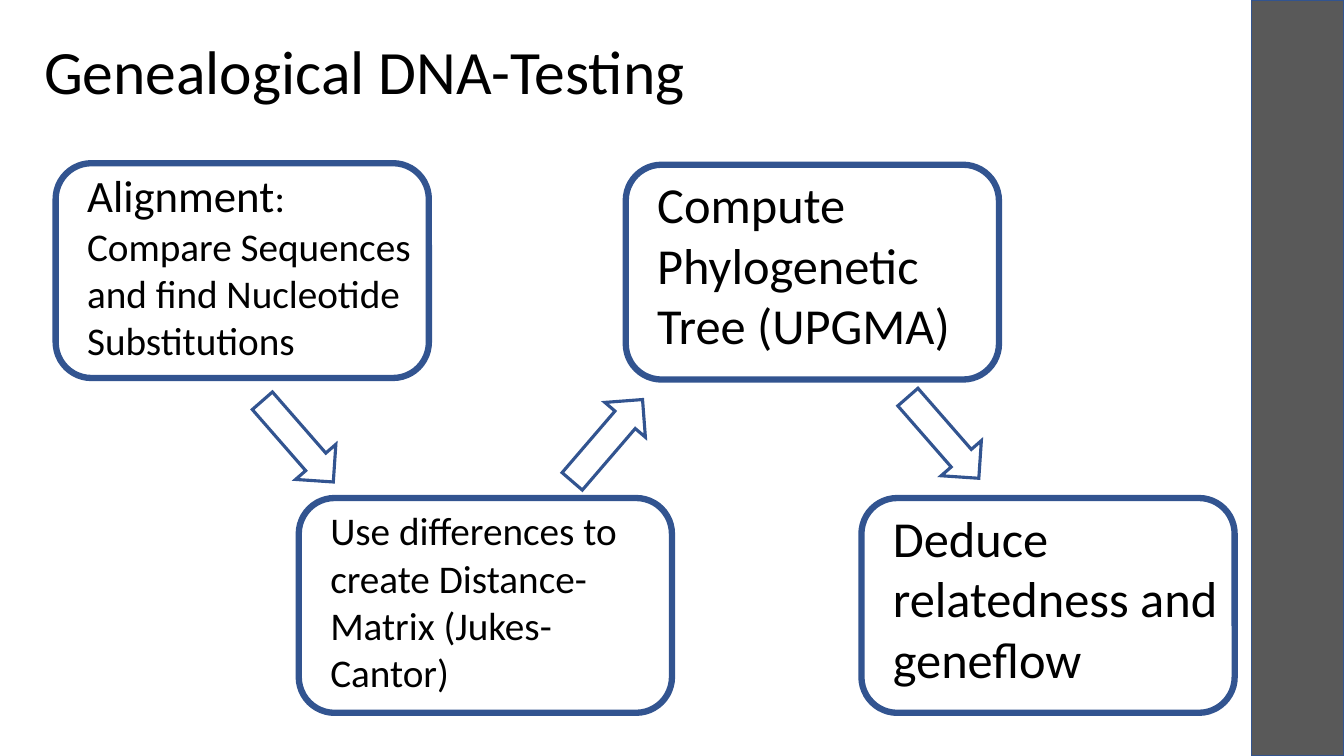
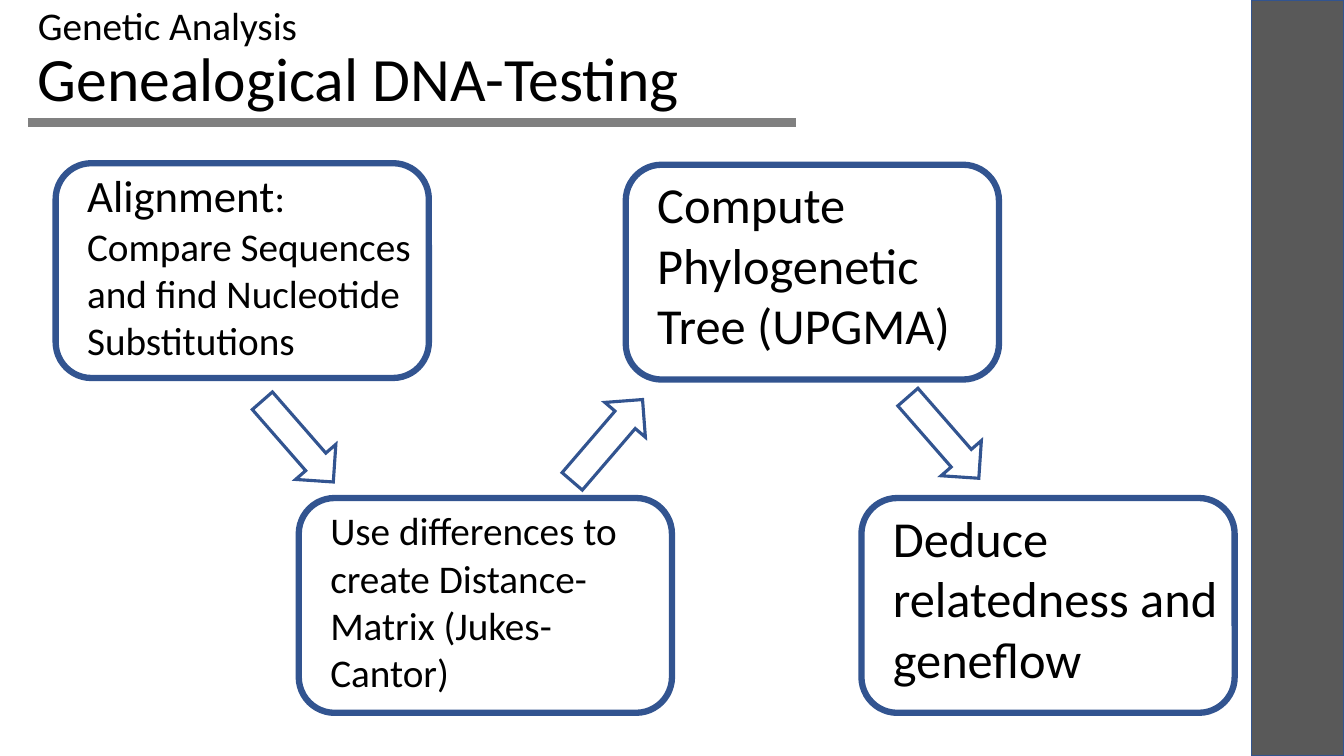
Before and after one commit to laksannathan/Biopython, a slide deck: slide 6 of humans_demo/Humans.pptx. Drawn at 1344x756 pixels with LibreOffice and Linux fonts; fonts in the diff are those of the drawing. Boxes give left, top, right and bottom in pixels: in the first picture for what was removed or moved away, otherwise in the second. Text is boxed around its words. In the diff, an @@ line names an element or a change of style, - is before the commit and + after.

```diff
--- a/humans_demo/Humans.pptx
+++ b/humans_demo/Humans.pptx
@@ title at (38,12,679,112): text changed @@
-Genealogical DNA-Testing
+Genetic Analysis
+Genealogical DNA-Testing
@@ line added from (28, 123) to (797, 123), #808080 6 pt @@
```
Also in this commit, not shown: 7 other slides changed, 1 slide added, 1 slide removed, 1 other file.
